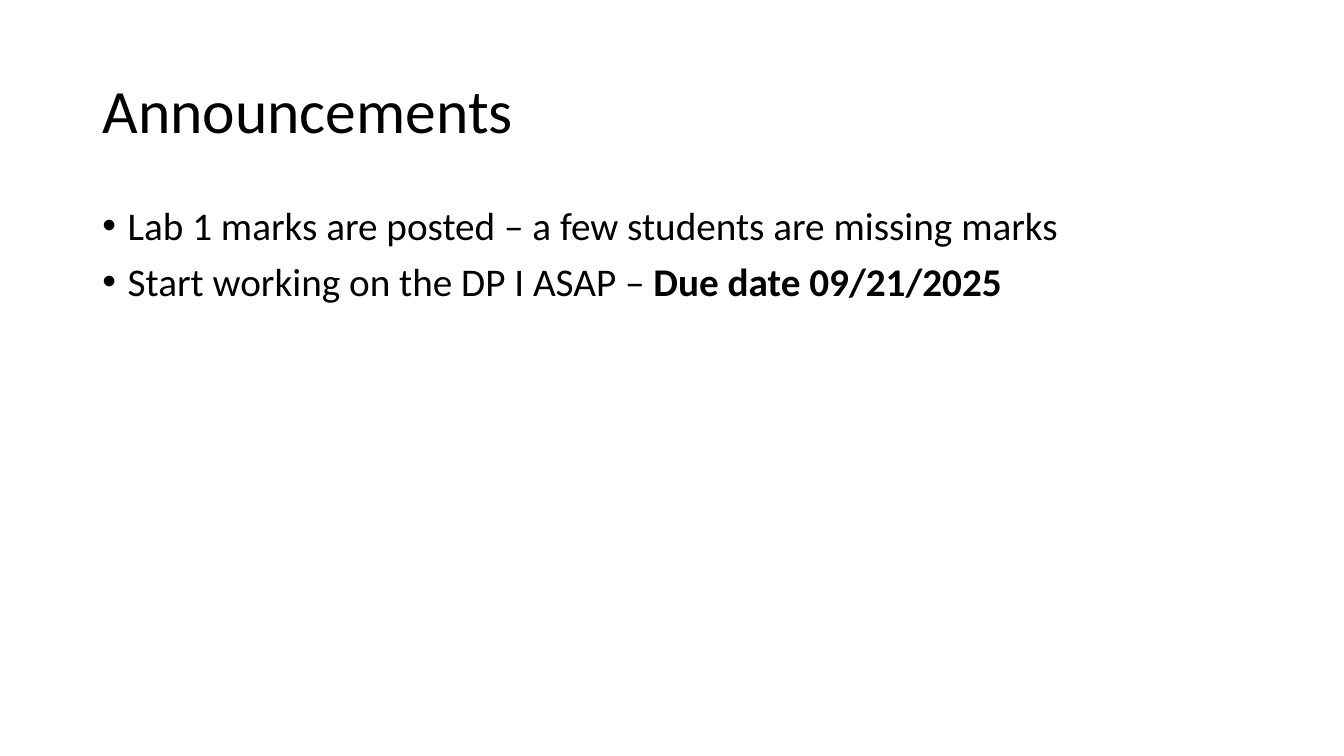
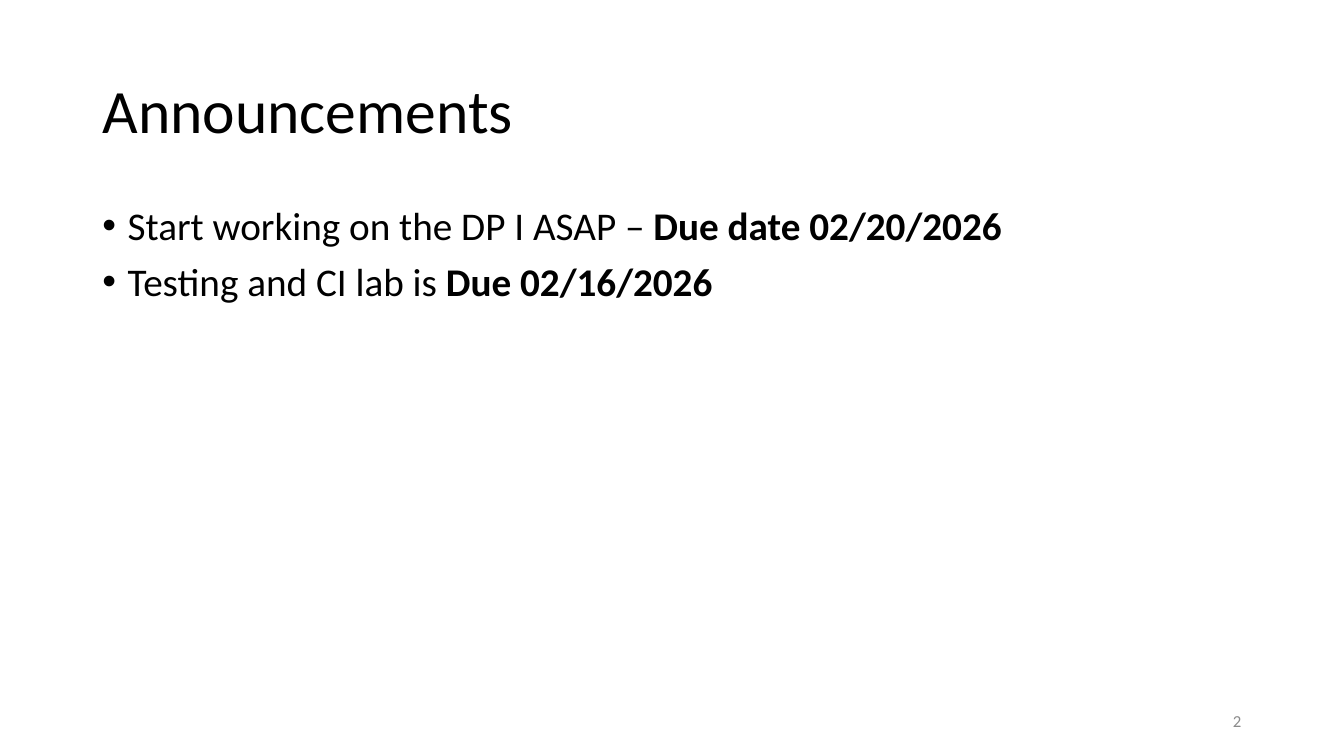
Before and after one commit to johnxu21/johnxu21.github.io, a slide deck: slide 2 of teaching/CS472/Timetable/CI-CD.pptx. Drawn at 1344x756 pixels with LibreOffice and Linux fonts; fonts in the diff are those of the drawing. Boxes give left, top, right and bottom in pixels: in the first picture for what was removed or moved away, otherwise in the second. Text is boxed around its words. In the diff, an @@ line names an element or a change of style, - is before the commit and + after.

```diff
--- a/teaching/CS472/Timetable/CI-CD.pptx
+++ b/teaching/CS472/Timetable/CI-CD.pptx
@@ text at [128,212,1001,303]: text changed @@
-• Lab 1 marks are posted – a few students are missing marks
-• Start working on the DP I ASAP – Due date 09/21/2025
+• Start working on the DP I ASAP – Due date 02/20/2026
+• Testing and CI lab is Due 02/16/2026
@@ page number added at [1233,716,1241,727], 12 pt, text #8C8C8C @@
+2
```
Also in this commit, not shown: 26 other slides changed, 4 slides added, 2 slides removed, 2 other files.
